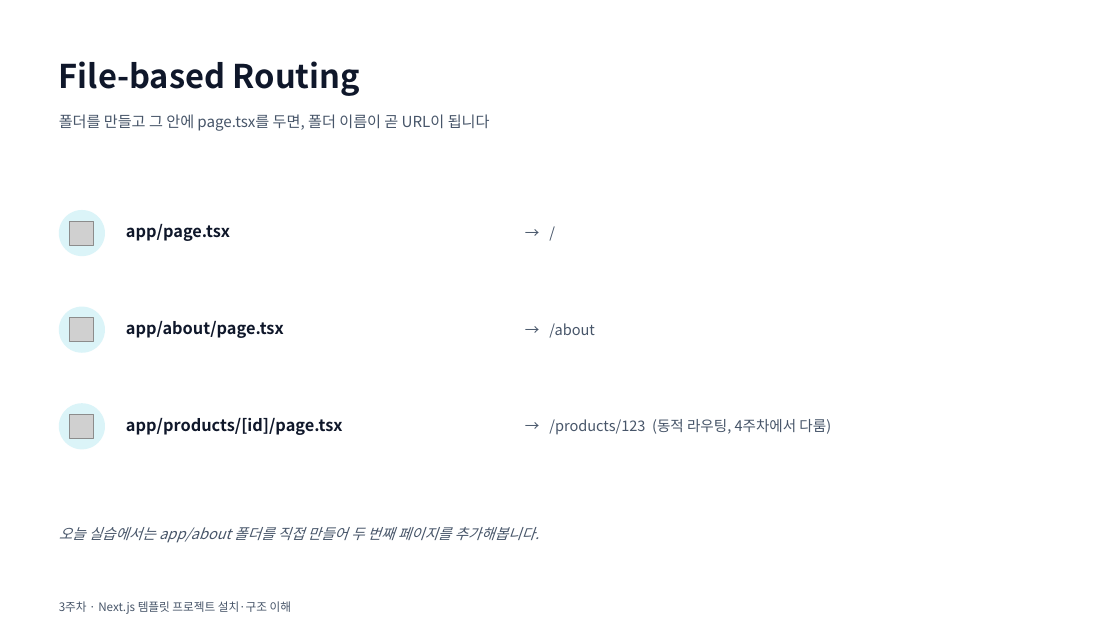
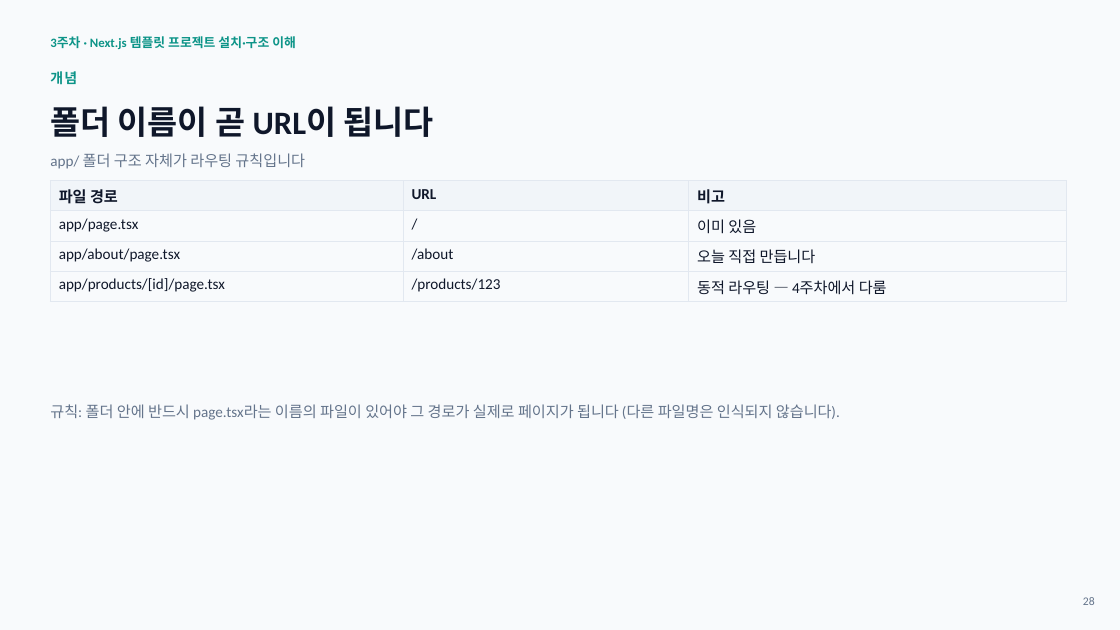
Before and after one commit to kwondo0/my-app2, a slide deck: slide 29 of slides/week03.pptx (slide 5 before the commit). Drawn at 1120x630 pixels with LibreOffice and Linux fonts; fonts in the diff are those of the drawing; grey boxes stand for pictures. Boxes give left, top, right and bottom in pixels: in the first picture for what was removed or moved away, otherwise in the second. Text is boxed around its words. In the diff, an @@ line names an element or a change of style, - is before the commit and + after.

```diff
--- a/slides/week03.pptx
+++ b/slides/week03.pptx
@@ background #FFFFFF to #F8FAFC @@
@@ text "3주차 · Next.js 템플릿 프로젝트 ...": place and size @@
-text "3주차 · Next.js 템플릿 프로젝트 ..." at (59, 601, 291, 614)
+text "3주차 · Next.js 템플릿 프로젝트 ..." at (50, 36, 296, 49)
@@ text "3주차 · Next.js 템플릿 프로젝트 ..." at (50, 36, 296, 49): size 10 to 11 pt, font Noto Sans CJK KR to Calibri, text colour #475569 to #0D9488, bold on @@
@@ text added at (50, 71, 77, 85), 12 pt, text #0D9488, bold @@
+개념
@@ text removed at (59, 61, 360, 96) @@
-File-based Routing
@@ text at (50, 106, 433, 137): text changed; size 13 to 28 pt; font Noto Sans CJK KR to Calibri; text colour #475569 to #0F172A; bold on @@
-폴더를 만들고 그 안에 page.tsx를 두면, 폴더 이름이 곧 URL이 됩니다
+폴더 이름이 곧 URL이 됩니다
@@ text added at (50, 153, 305, 169), 13 pt, text #64748B @@
+app/ 폴더 구조 자체가 라우팅 규칙입니다
@@ table added at (50, 181, 1067, 299), 4 rows, 3 columns @@
+파일 경로 | URL | 비고
+app/page.tsx | / | 이미 있음
+app/about/page.tsx | /about | 오늘 직접 만듭니다
+app/products/[id]/page.tsx | /products/123 | 동적 라우팅 — 4주차에서 다룸
@@ text removed at (525, 208, 1025, 255) @@
-→ /
@@ ellipse removed at (59, 210, 105, 256) @@
@@ picture removed at (70, 221, 94, 245) @@
@@ text removed at (126, 224, 230, 241) @@
-app/page.tsx
@@ ellipse removed at (59, 307, 105, 353) @@
@@ picture removed at (70, 318, 94, 342) @@
@@ text removed at (126, 321, 284, 338) @@
-app/about/page.tsx
@@ text removed at (549, 323, 595, 338) @@
-→ /about
@@ text added at (50, 404, 840, 420), 13 pt, text #64748B @@
+규칙: 폴더 안에 반드시 page.tsx라는 이름의 파일이 있어야 그 경로가 실제로 페이지가 됩니다 (다른 파일명은 인식되지 않습니다).
@@ ellipse removed at (59, 403, 105, 450) @@
@@ picture removed at (70, 414, 94, 439) @@
@@ text removed at (126, 418, 343, 435) @@
-app/products/[id]/page.tsx
@@ text removed at (549, 419, 831, 435) @@
-→ /products/123 (동적 라우팅, 4주차에서 다룸)
@@ text removed at (59, 527, 540, 543) @@
-오늘 실습에서는 app/about 폴더를 직접 만들어 두 번째 페이지를 추가해봅니다.
@@ text added at (1083, 597, 1095, 605), 10 pt, text #64748B @@
+28
```
Also in this commit, not shown: 2 other slides changed, 37 slides added, 8 slides removed, 10 other files.
